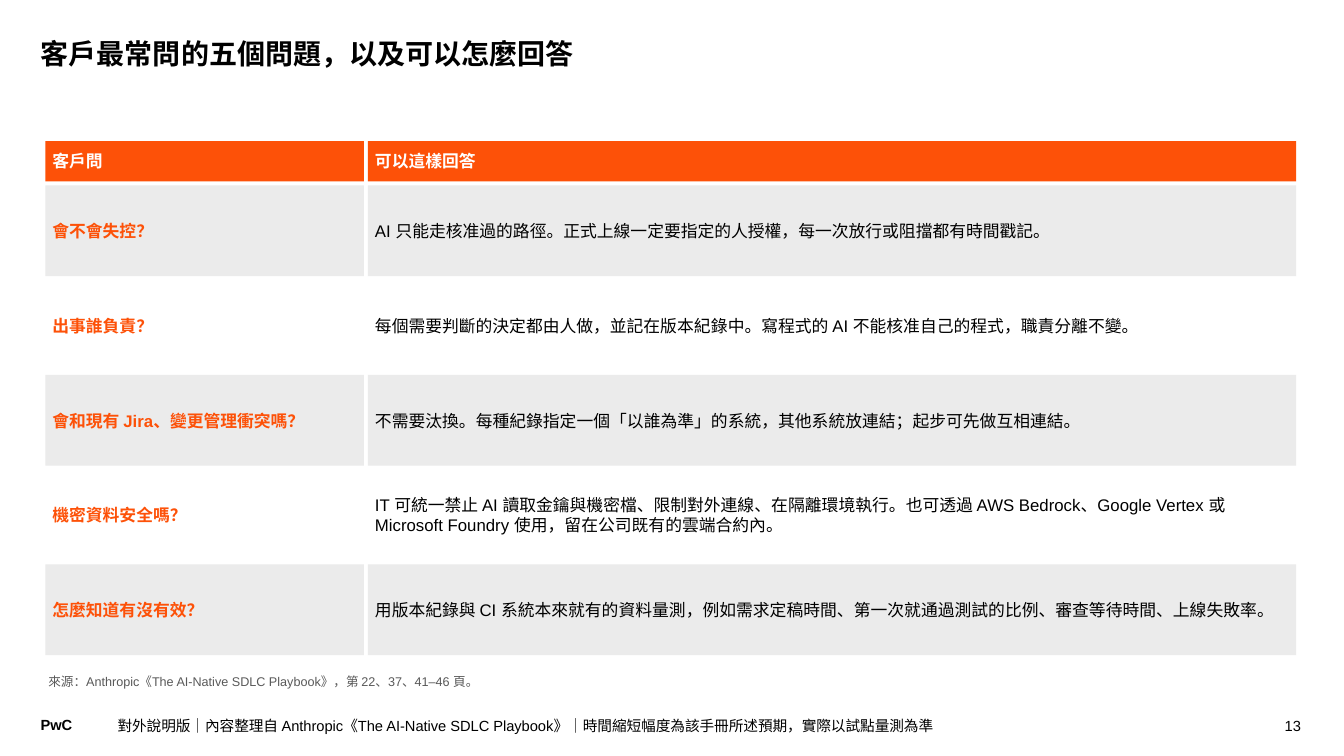
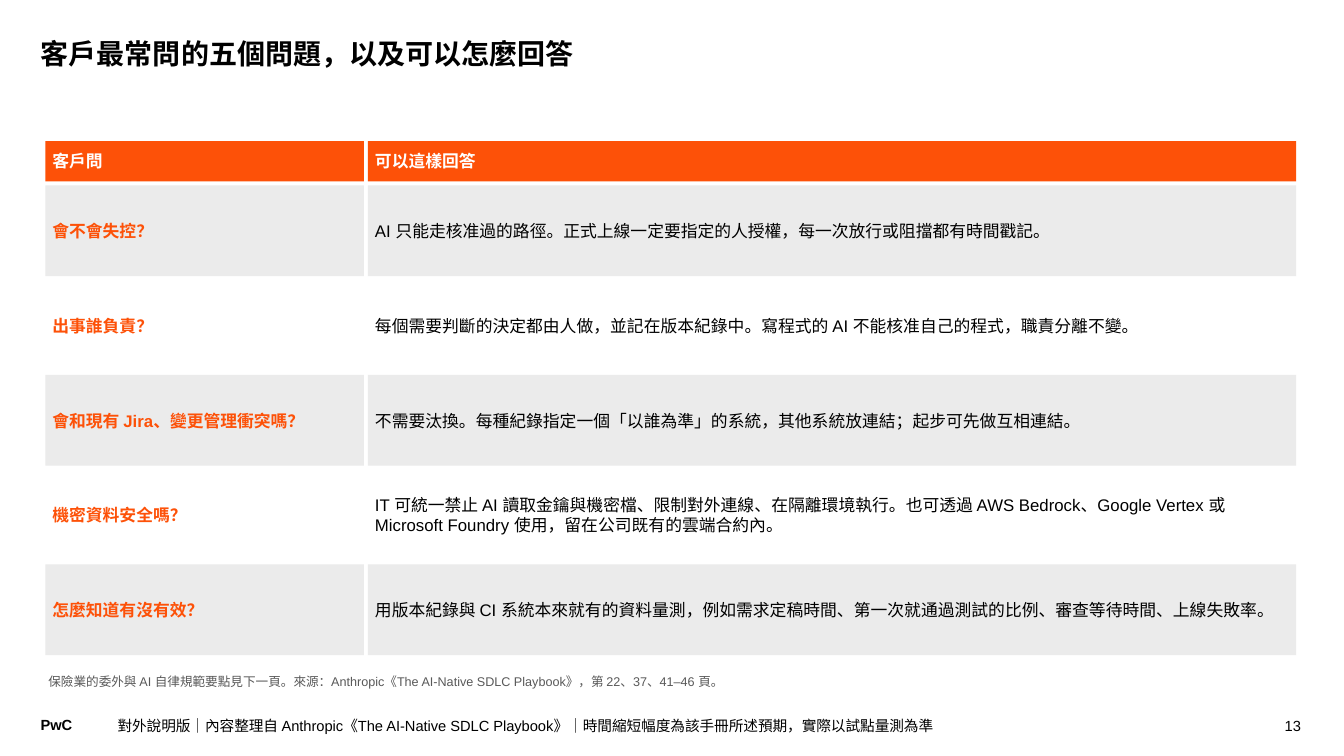
Before and after one commit to Robshao/PwC_FSC1, a slide deck: slide 13 of research/ai-native-sdlc/AI原生SDLC_白話說明.pptx. Drawn at 1344x756 pixels with LibreOffice and Linux fonts; fonts in the diff are those of the drawing. Boxes give left, top, right and bottom in pixels: in the first picture for what was removed or moved away, otherwise in the second. Text is boxed around its words. In the diff, an @@ line names an element or a change of style, - is before the commit and + after.

```diff
--- a/research/ai-native-sdlc/AI原生SDLC_白話說明.pptx
+++ b/research/ai-native-sdlc/AI原生SDLC_白話說明.pptx
@@ text at [48, 675, 723, 689]: text changed @@
-來源：Anthropic《The AI-Native SDLC Playbook》，第 22、37、41–46 頁。
+保險業的委外與 AI 自律規範要點見下一頁。來源：Anthropic《The AI-Native SDLC Playbook》，第 22、37、41–46 頁。
```
Also in this commit, not shown: 2 other slides changed, 2 slides added, 7 other files.
